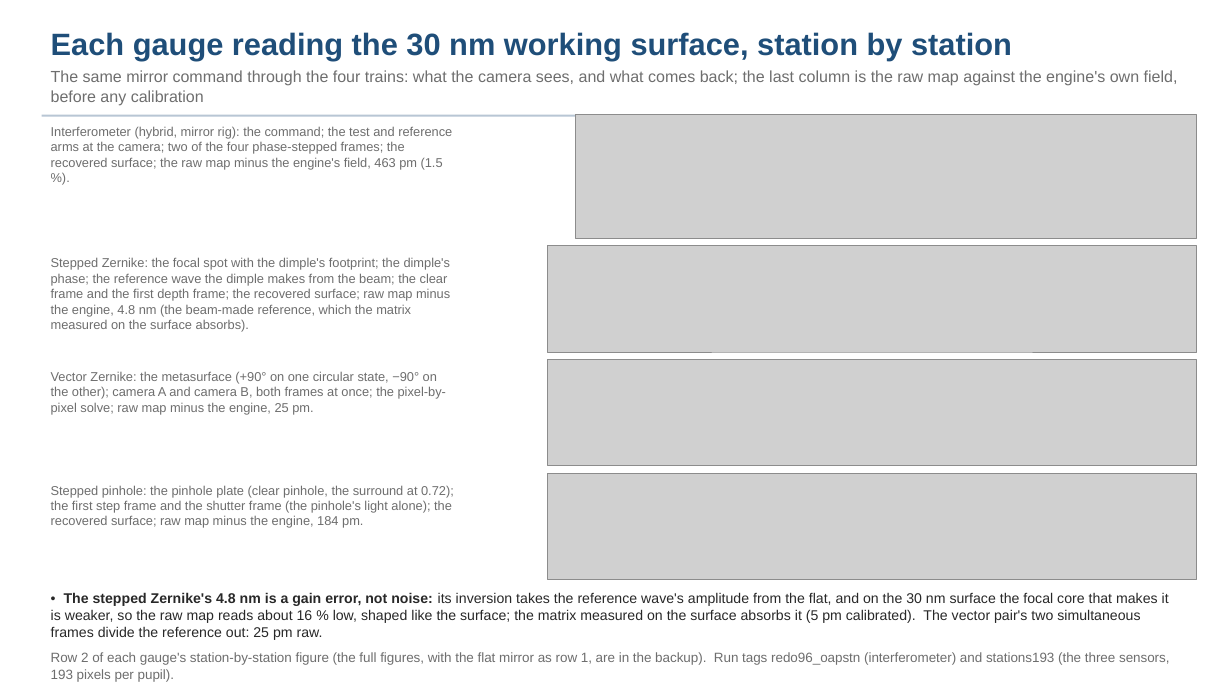
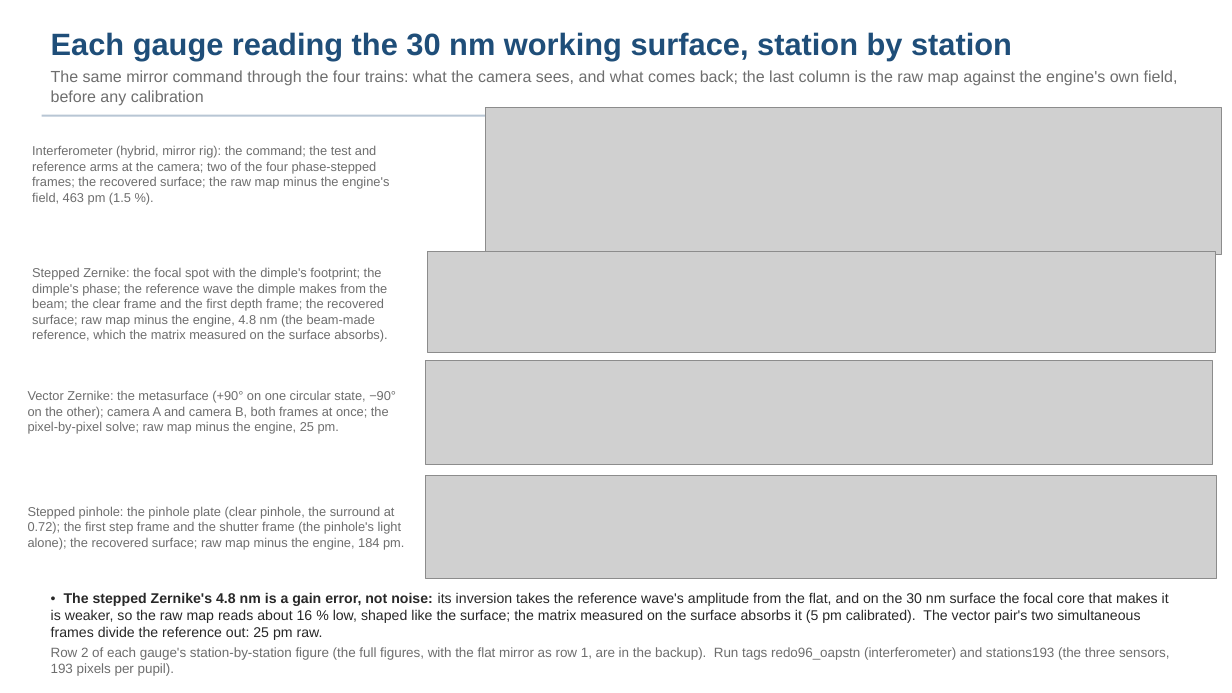
Before and after one commit to nasa-jpl/macos, a slide deck: slide 25 of demo_session/deck_gauges.pptx. Drawn at 1232x693 pixels with LibreOffice and Linux fonts; fonts in the diff are those of the drawing; grey boxes stand for pictures. Boxes give left, top, right and bottom in pixels: in the first picture for what was removed or moved away, otherwise in the second. Text is boxed around its words. In the diff, an @@ line names an element or a change of style, - is before the commit and + after.

```diff
--- a/demo_session/deck_gauges.pptx
+++ b/demo_session/deck_gauges.pptx
@@ picture: place and size @@
-picture at (576, 115, 1197, 238)
+picture at (485, 107, 1222, 254)
@@ text "Interferometer (hybrid, mirror rig): the ..." rewrapped from (51, 126, 452, 170) to (32, 145, 389, 205) @@
@@ text "Stepped Zernike: the focal spot ..." rewrapped from (51, 257, 451, 332) to (32, 267, 387, 342) @@
@@ picture: place and size @@
-picture at (548, 246, 1197, 352)
+picture at (428, 251, 1215, 353)
@@ text "Vector Zernike: the metasurface (+90° ..." rewrapped from (51, 371, 446, 415) to (28, 390, 396, 434) @@
@@ picture: place and size @@
-picture at (548, 360, 1197, 466)
+picture at (426, 360, 1213, 465)
@@ picture: place and size @@
-picture at (548, 473, 1197, 579)
+picture at (426, 476, 1217, 579)
@@ text "Stepped pinhole: the pinhole plate ..." rewrapped from (51, 485, 454, 528) to (28, 506, 404, 550) @@
@@ text "Row 2 of each gauge's ...": place and size @@
-text "Row 2 of each gauge's ..." at (51, 652, 1170, 682)
+text "Row 2 of each gauge's ..." at (51, 647, 1170, 676)
```
Also in this commit, not shown: 7 other files.
